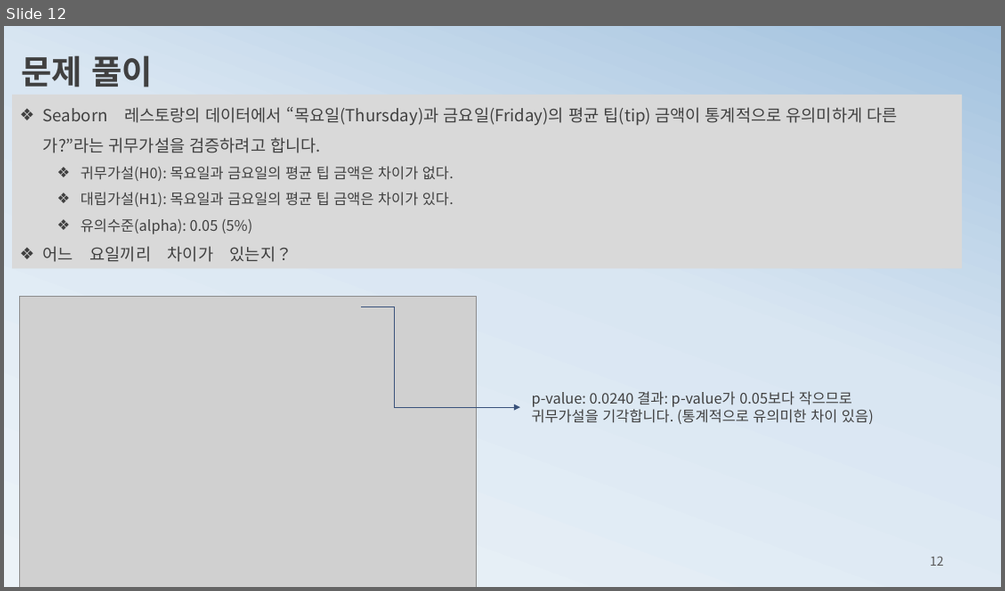
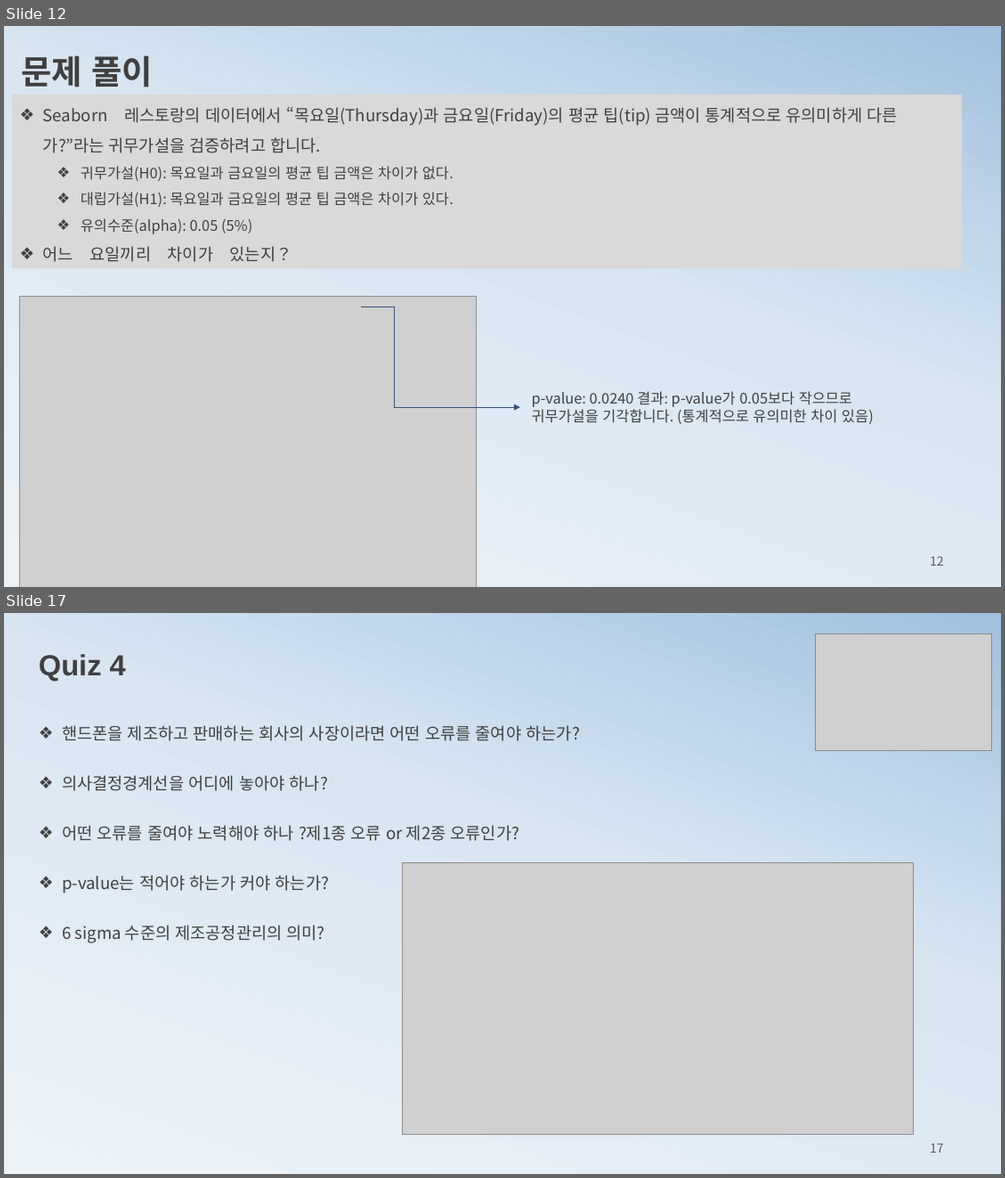
Before and after one commit to ancestor9/mathematics-for-machine-learning, a slide deck: 5_Hypothesis Testing.pptx. Shown one above the other, each under a label of ours: slide 12 before the commit, slides 12 and 17 after it; the slides between them are not shown. The pictures are 1005x591 and 1005x1178 pixels, drawn with LibreOffice and Linux fonts; fonts in the diff are those of the drawing; grey boxes stand for pictures. Boxes give left, top, right and bottom in pixels: in the first picture for what was removed or moved away, otherwise in the second. Text is boxed around its words. In the diff, an @@ line names an element or a change of style, - is before the commit and + after.

```diff
--- a/5_Hypothesis Testing.pptx
+++ b/5_Hypothesis Testing.pptx
@@ slide 17 added at (4, 613, 1001, 1174), background gradient #ECF3F8 to #D9E6F2 to #A1C1DE @@
@@ picture added at (816, 634, 991, 751) @@
@@ text added at (39, 654, 126, 681), 28 pt, text #404040, bold @@
+Quiz 4
@@ text added at (62, 725, 580, 943), 16 pt, text #404040 @@
+❖ 핸드폰을 제조하고 판매하는 회사의 사장이라면 어떤 오류를 줄여야 하는가?
+❖ 의사결정경계선을 어디에 놓아야 하나?
+❖ 어떤 오류를 줄여야 노력해야 하나 ?제1종 오류 or 제2종 오류인가?
+❖ p-value는 적어야 하는가 커야 하는가?
+❖ 6 sigma 수준의 제조공정관리의 의미?
@@ picture added at (403, 863, 914, 1135) @@
@@ page number added at (930, 1143, 944, 1152), 12 pt, text #595959 @@
+17
```
Also in this commit, not shown: 6 slides changed, 9 other slides added, 5 slides removed.
